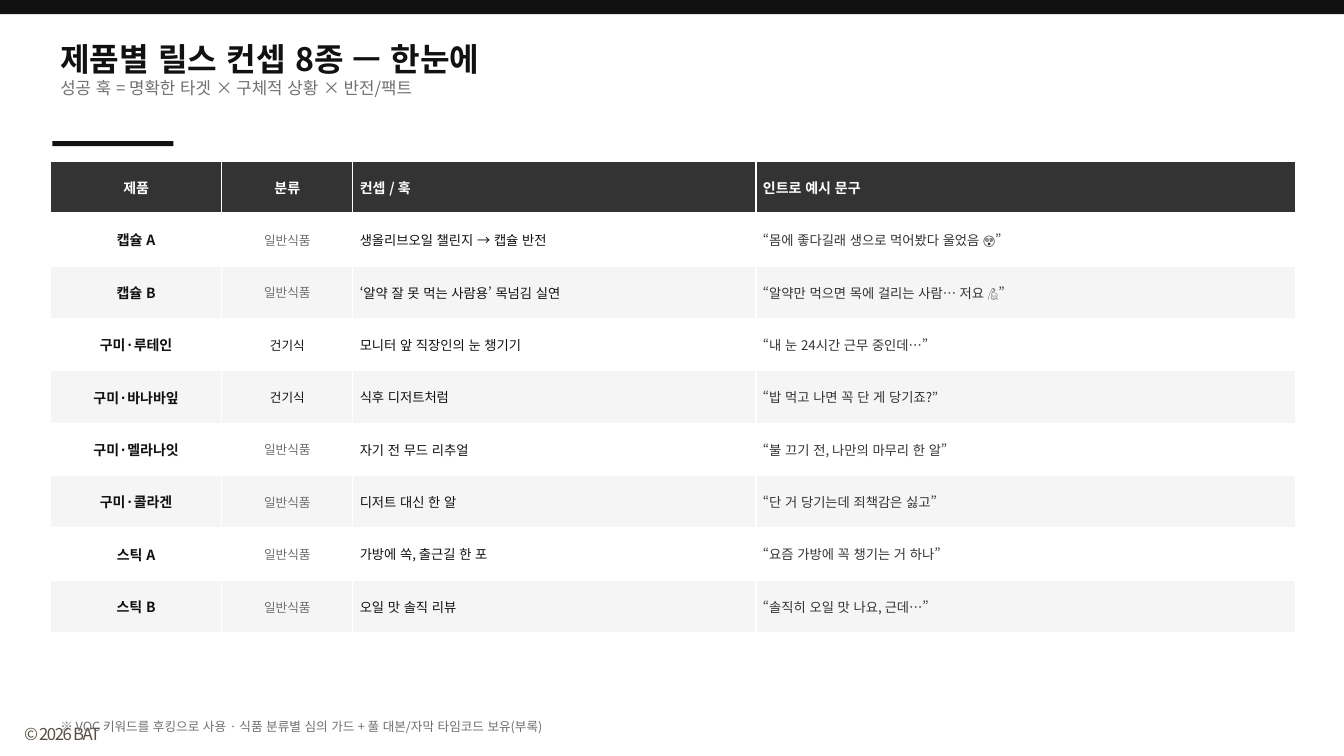
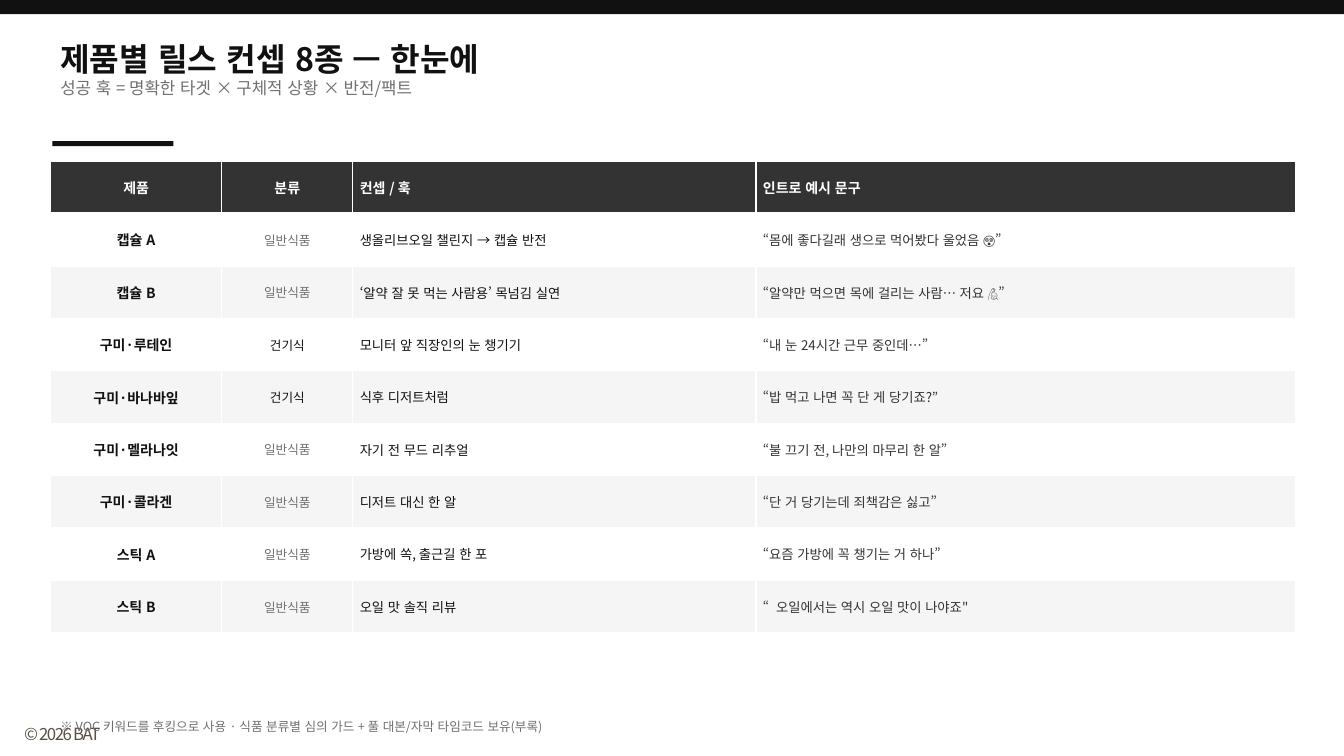
Before and after one commit to bat-han-26/oy_all-the-better_proposal, a slide deck: slide 22 of proposal/올더베러_제안덱_병합본.pptx (slide 23 before the commit). Drawn at 1344x756 pixels with LibreOffice and Linux fonts; fonts in the diff are those of the drawing. Boxes give left, top, right and bottom in pixels: in the first picture for what was removed or moved away, otherwise in the second. Text is boxed around its words. In the diff, an @@ line names an element or a change of style, - is before the commit and + after.

```diff
--- a/proposal/올더베러_제안덱_병합본.pptx
+++ b/proposal/올더베러_제안덱_병합본.pptx
@@ table at <box>50,161,1296,633</box> @@
@@ row 9, column 4: "“솔직히 오일 맛 나요, 근데…”" to "“오일에서는 역시 오일 맛이 나야죠"" @@
```
Also in this commit, not shown: 16 other slides changed, 2 other files.
